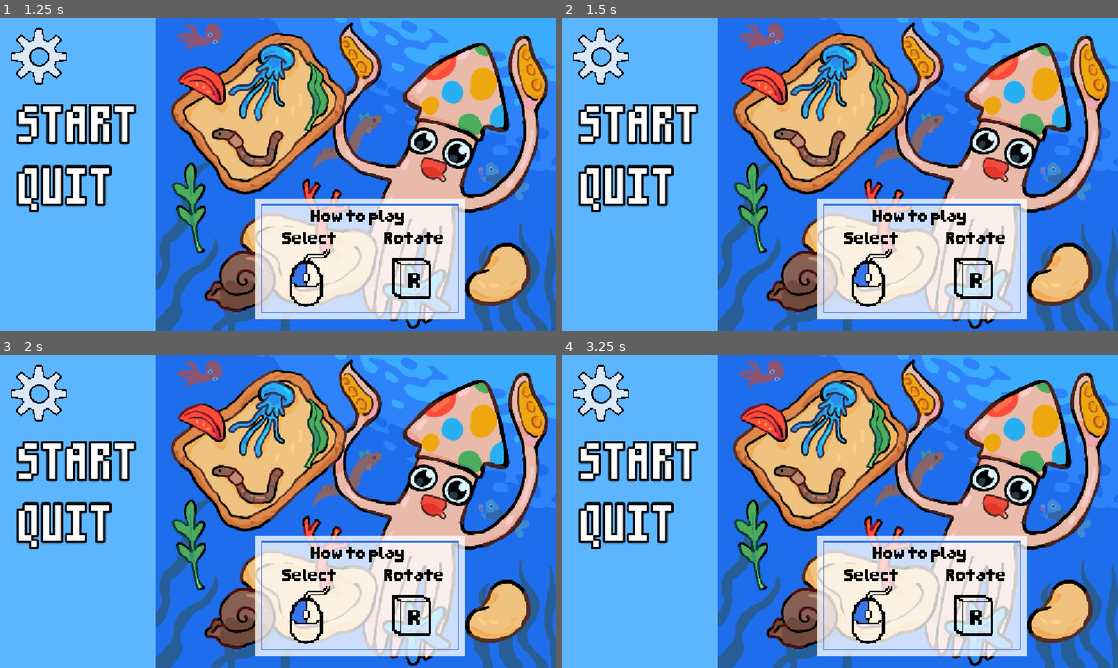
Above: before the commit, frames 1-4 (two rows, left to right).
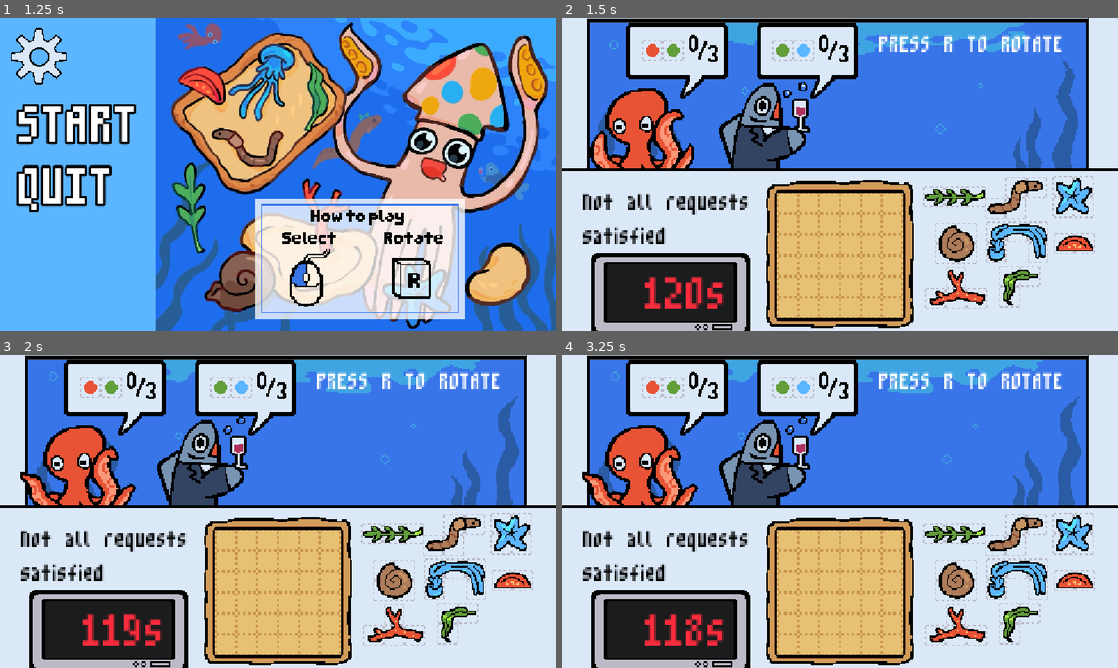
Above: after the commit, the same moments.

Repository: pavenpaven/gamejam-2026
Game: Godot game, scene res://Scenes/title.tscn
The game is run twice, just before and just after one commit, with the same random seed, the same clock (stepped at 60 frames per second) and the same inputs. This scene is started directly instead of the project's main scene.
Inputs (mouse positions are in pixels of both pictures, inside the frame that each line leads up to):
- Up to frame 1 (1.25 s): click (38, 55) at 0.52 s
- Up to frame 2 (1.5 s): click (639, 124) at 1.27 s
- Up to frame 3 (2 s): no input
- Up to frame 4 (3.25 s): tap R at 2, 2.1, 2.75, 2.85 s; move the mouse to (962, 495) at 2.02 s; click (962, 495) at 2.17 s; move the mouse to (728, 527) at 2.77 s; click (728, 527) at 2.92 s

Frame 1 is identical in both runs. In frame 2, 95% of the frame differs, in the area x 0-100%, y 0-100%; in frame 3, 95%; in frame 4, 95%.

Commit message:
title functionality

Diff:
--- a/Scenes/title.tscn
+++ b/Scenes/title.tscn
@@ -48,3 +48,28 @@
 [node name="Sprite2D" type="Sprite2D" parent="." unique_id=274445626]
 position = Vector2(-163, -159)
 texture = ExtResource("5_2qdx2")
+
+[node name="Button" type="Button" parent="." unique_id=2130931432]
+z_index = -1
+offset_left = 35.0
+offset_top = 174.0
+offset_right = 279.0
+offset_bottom = 266.0
+
+[node name="Button2" type="Button" parent="." unique_id=1933034929]
+z_index = -1
+offset_left = 35.0
+offset_top = 304.0
+offset_right = 240.0
+offset_bottom = 396.0
+
+[node name="Button3" type="Button" parent="." unique_id=987072293]
+z_index = -1
+offset_left = 26.0
+offset_top = 22.0
+offset_right = 141.0
+offset_bottom = 137.0
+
+[connection signal="pressed" from="Button" to="." method="_on_start_pressed"]
+[connection signal="pressed" from="Button2" to="." method="_on_exit_pressed"]
+[connection signal="pressed" from="Button3" to="." method="_on_settings_pressed"]
--- a/Scripts/title.gd
+++ b/Scripts/title.gd
@@ -9,3 +9,15 @@
 # Called every frame. 'delta' is the elapsed time since the previous frame.
 func _process(delta: float) -> void:
 	pass
+
+
+func _on_start_pressed() -> void:
+	get_tree().change_scene_to_file("res://Scenes/game.tscn")
+
+
+func _on_exit_pressed() -> void:
+	get_tree().quit()
+
+
+func _on_settings_pressed() -> void:
+	get_tree().change_scene_to_file("res://Scenes/settings.tscn")
Not shown: 1 places in Scenes/title.tscn that only renumber resources
Not shown, added: Scripts/title.gd.uid
